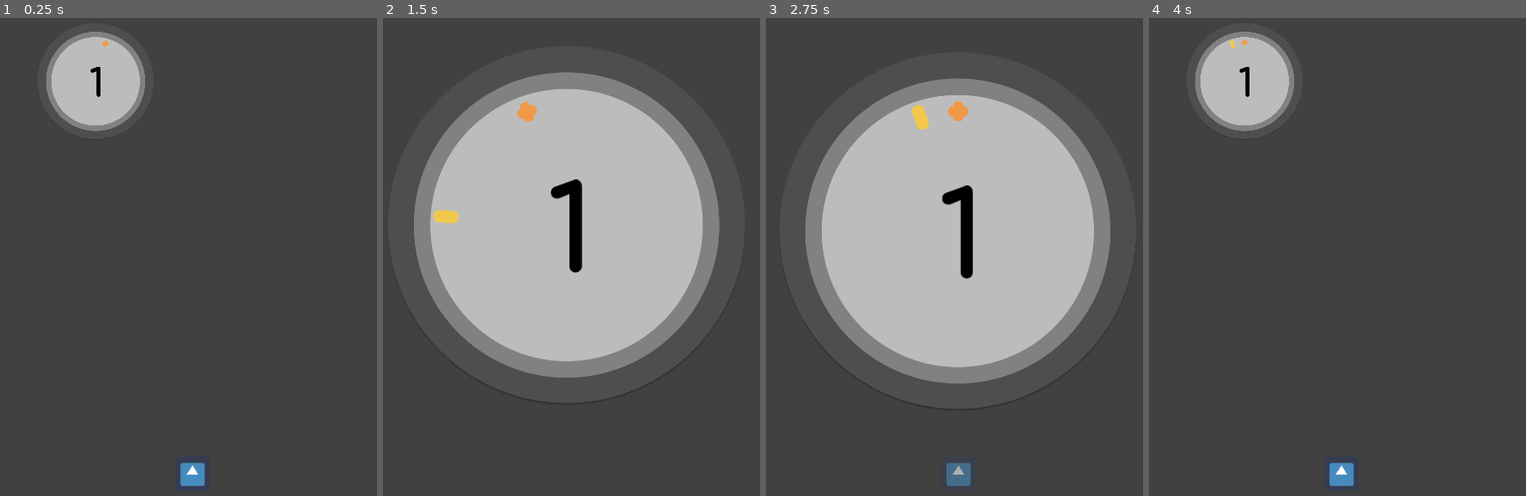
Above: before the commit, frames 1-4 (left to right).
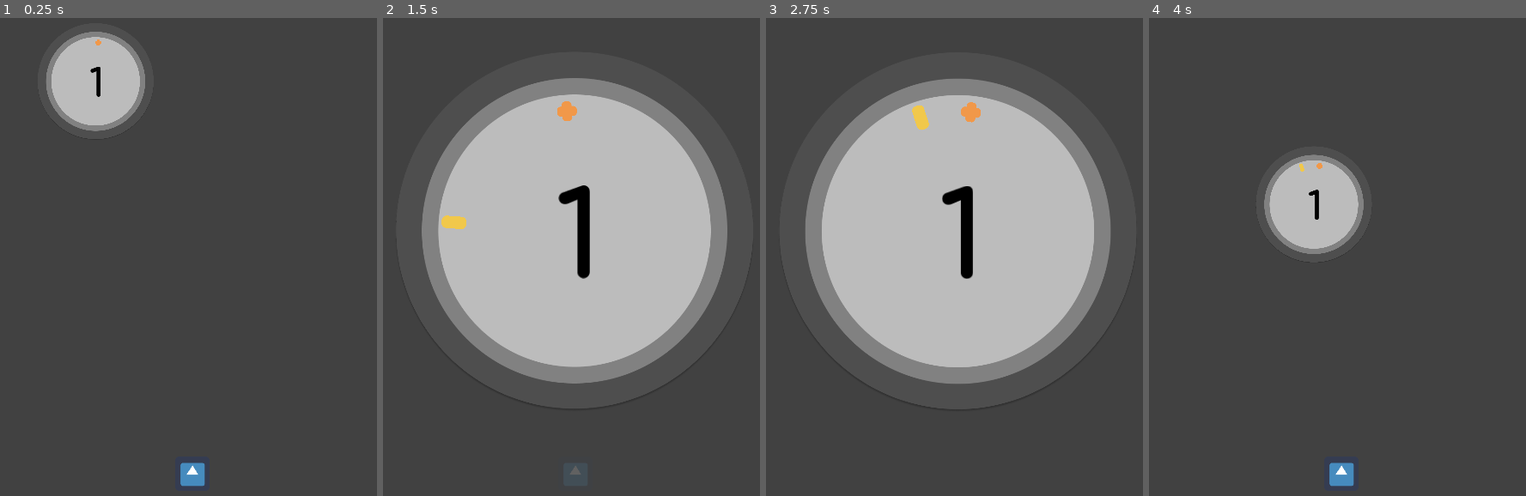
Above: after the commit, the same moments.

Repository: takecare/popthelock
Game: Godot game, scene res://scenes/Start.tscn
The game is run twice, just before and just after one commit, with the same random seed, the same clock (stepped at 60 frames per second) and the same inputs. The engine's default icon, where the game draws it, is replaced by a stand-in: a white triangle on a blue panel in a dark square.
Inputs (mouse positions are in pixels of both pictures, inside the frame that each line leads up to):
- Up to frame 1 (0.25 s): no input
- Up to frame 2 (1.5 s): click (575, 472) at 0.5 s; tap Enter at 1.25 s; move the mouse to (661, 228) at 1.27 s; hold W from 1.28 s (still down); click (661, 228) at 1.35 s
- Up to frame 3 (2.75 s): release W at 2 s; click (958, 472) at 2 s
- Up to frame 4 (4 s): move the mouse to (1265, 300) at 2.77 s; hold S 2.78-3.53 s; click (1265, 300) at 2.85 s; move the mouse to (1378, 113) at 3.52 s; hold W from 3.53 s (still down); tap G at 3.6 s; click (1378, 113) at 3.8 s

The runs differ from the first frame. In frame 1, less than 0.1% of the frame differs, in the area x 25-29%, y 4-7%; in frame 2, 8.0%; in frame 3, 0.7%; in frame 4, 8.6%, in the area x 12-57%, y 2-50%.

Commit message:
fix gui mouse clicks mayhem

Diff:
--- a/scenes/FadeButton.tscn
+++ b/scenes/FadeButton.tscn
@@ -65,11 +65,9 @@
 [node name="Button" type="TextureButton"]
 margin_right = 64.0
 margin_bottom = 64.0
+mouse_default_cursor_shape = 2
 texture_normal = ExtResource( 2 )
 script = ExtResource( 1 )
-__meta__ = {
-"_edit_use_anchors_": false
-}
 
 [node name="AnimationPlayer" type="AnimationPlayer" parent="."]
 anims/fade_in = SubResource( 1 )
--- a/scenes/Lock.tscn
+++ b/scenes/Lock.tscn
@@ -8,11 +8,11 @@
 margin_bottom = 437.0
 grow_horizontal = 0
 grow_vertical = 0
+mouse_filter = 2
 alignment = 1
 script = ExtResource( 2 )
 __meta__ = {
-"_edit_group_": true,
-"_edit_use_anchors_": false
+"_edit_group_": true
 }
 
 [node name="Body" type="TextureRect" parent="."]
@@ -20,6 +20,7 @@
 margin_right = 578.0
 margin_bottom = 437.0
 rect_min_size = Vector2( 437, 437 )
+mouse_filter = 2
 texture = ExtResource( 1 )
 expand = true
 stretch_mode = 5
--- a/scenes/Main.tscn
+++ b/scenes/Main.tscn
@@ -8,6 +8,7 @@
 [ext_resource path="res://scripts/Camera.gd" type="Script" id=6]
 [ext_resource path="res://scenes/FadeButton.tscn" type="PackedScene" id=7]
 [ext_resource path="res://scenes/Shaker.tscn" type="PackedScene" id=8]
+[ext_resource path="res://scripts/ClickAbsorber.gd" type="Script" id=9]
 
 [sub_resource type="Animation" id=1]
 resource_name = "ZoomIn"
@@ -74,21 +75,6 @@
 [node name="Main" type="Node2D"]
 script = ExtResource( 3 )
 
-[node name="GUI" type="CanvasLayer" parent="."]
-
-[node name="HBox" type="HBoxContainer" parent="GUI"]
-margin_top = 1000.0
-margin_right = 720.0
-margin_bottom = 1064.0
-alignment = 1
-__meta__ = {
-"_edit_use_anchors_": false
-}
-
-[node name="StartButton" parent="GUI/HBox" instance=ExtResource( 7 )]
-margin_left = 328.0
-margin_right = 392.0
-
 [node name="Camera" type="Camera2D" parent="."]
 position = Vector2( 360, 960 )
 offset = Vector2( 360, 320 )
@@ -125,7 +111,24 @@
 
 [node name="Shaker" parent="." instance=ExtResource( 8 )]
 
-[connection signal="tapped" from="GUI/HBox/StartButton" to="." method="_on_start_button_tapped"]
+[node name="GUI" type="CanvasLayer" parent="."]
+
+[node name="ClickAbsorber" type="Control" parent="GUI"]
+margin_right = 1440.0
+margin_bottom = 2560.0
+script = ExtResource( 9 )
+
+[node name="HBox" type="HBoxContainer" parent="GUI"]
+margin_top = 1000.0
+margin_right = 720.0
+margin_bottom = 1064.0
+mouse_filter = 2
+alignment = 1
+
+[node name="StartButton" parent="GUI/HBox" instance=ExtResource( 7 )]
+margin_left = 328.0
+margin_right = 392.0
+
 [connection signal="disappeared" from="Game/Target" to="." method="_target_disappeared"]
 [connection signal="target_entered" from="Game/Target" to="." method="_on_target_entered"]
 [connection signal="target_entered_left" from="Game/Target" to="." method="_on_target_entered_left"]
@@ -135,3 +138,6 @@
 [connection signal="target_exited_right" from="Game/Target" to="." method="_on_target_exited_right"]
 [connection signal="on_target_hit" from="Game/Crosshair" to="." method="_on_target_hit"]
 [connection signal="on_target_missed" from="Game/Crosshair" to="." method="_on_target_missed"]
+[connection signal="appeared" from="GUI/HBox/StartButton" to="GUI/ClickAbsorber" method="_on_start_button_appeared"]
+[connection signal="tapped" from="GUI/HBox/StartButton" to="." method="_on_start_button_tapped"]
+[connection signal="tapped" from="GUI/HBox/StartButton" to="GUI/ClickAbsorber" method="_on_start_button_tapped"]
--- a/scenes/Score.tscn
+++ b/scenes/Score.tscn
@@ -8,6 +8,8 @@
 script = ExtResource( 1 )
 
 [node name="CurrentScoreLayer" parent="." instance=ExtResource( 2 )]
+mouse_filter = 2
 
 [node name="NextScoreLayer" parent="." instance=ExtResource( 2 )]
 visible = false
+mouse_filter = 2
--- a/scenes/ScoreLayer.tscn
+++ b/scenes/ScoreLayer.tscn
@@ -95,10 +95,8 @@
 margin_bottom = 128.0
 grow_horizontal = 2
 grow_vertical = 2
+mouse_filter = 2
 script = ExtResource( 4 )
-__meta__ = {
-"_edit_use_anchors_": false
-}
 
 [node name="HBoxContainer" type="HBoxContainer" parent="."]
 margin_left = 9.0
@@ -108,6 +106,7 @@
 grow_horizontal = 2
 grow_vertical = 2
 rect_pivot_offset = Vector2( 118, 57 )
+mouse_filter = 2
 size_flags_horizontal = 0
 size_flags_vertical = 0
 alignment = 1
@@ -116,6 +115,7 @@
 [node name="Digit1" type="TextureRect" parent="HBoxContainer"]
 margin_right = 69.0
 margin_bottom = 114.0
+mouse_filter = 2
 texture = ExtResource( 3 )
 stretch_mode = 4
 
@@ -123,6 +123,7 @@
 margin_left = 73.0
 margin_right = 146.0
 margin_bottom = 114.0
+mouse_filter = 2
 texture = ExtResource( 1 )
 stretch_mode = 4
 
@@ -130,6 +131,7 @@
 margin_left = 150.0
 margin_right = 237.0
 margin_bottom = 114.0
+mouse_filter = 2
 texture = ExtResource( 2 )
 
 [node name="AnimationPlayer" type="AnimationPlayer" parent="."]
--- a/scripts/Button.gd
+++ b/scripts/Button.gd
@@ -1,18 +1,26 @@
 class_name FadeButton extends TextureButton
 
 signal tapped(origin) # same as "pressed" but sends a reference to the button
+signal appeared
 
 onready var animation_player: AnimationPlayer = $AnimationPlayer
 
 func _ready():
-  var _ignored = connect("pressed", self, "_on_pressed")
+  var _result = connect("pressed", self, "_on_pressed")
   visible = true
   disabled = false
   modulate = Color(1, 1, 1, 1)
 
 
+func _gui_input(event: InputEvent) -> void:
+  if event is InputEventMouseButton and visible and !event.is_pressed():
+    emit_signal("tapped", self)
+
+
 func _on_pressed():
-  emit_signal("tapped", self)
+  # hack: due to the awful way godot manages input events (it does not stop their propagation), we
+  # have to rely on _input() instead, otherwise the input is also seen as a click/tap in the game
+  pass
 
 
 func fade_out():
@@ -25,6 +33,7 @@
 
 
 func fade_in():
+  emit_signal("appeared")
   show()
   animation_player.play("fade_in")
 
--- /dev/null
+++ b/scripts/ClickAbsorber.gd
@@ -0,0 +1,16 @@
+extends Control
+
+func _ready() -> void:
+  pass
+
+
+func _gui_input(_event: InputEvent) -> void:
+  pass
+
+
+func _on_start_button_tapped(_button: FadeButton) -> void:
+  visible = false
+
+
+func _on_start_button_appeared() -> void:
+ visible = true
--- a/scripts/Crosshair.gd
+++ b/scripts/Crosshair.gd
@@ -12,18 +12,25 @@
 func _ready() -> void:
   pass
 
-
 func increase_rotation_around_by(point: Vector2, angle: float) -> void:
   body.increase_rotation_around_by(point, angle)
 
-
-func _physics_process(_delta: float) -> void:
+func _unhandled_input(_event: InputEvent) -> void:
   if !Input.is_action_just_pressed("click"):
     return
+  print("crosshair unhandled input")
   if is_inside:
     _target_hit()
   else:
     _target_missed()
+
+#func _physics_process(_delta: float) -> void:
+#  if !Input.is_action_just_pressed("click"):
+#    return
+#  if is_inside:
+#    _target_hit()
+#  else:
+#    _target_missed()
 
 
 func _target_hit() -> void:
--- a/scripts/Lock.gd
+++ b/scripts/Lock.gd
@@ -1,6 +1,6 @@
 class_name Lock extends HBoxContainer
 
-#onready var body: TextureRect = $Body
+# onready var body: TextureRect = $Body
 
 # warning-ignore:unused_class_variable
 onready var center: Position2D = $Body/Center
--- a/scripts/Main.gd
+++ b/scripts/Main.gd
@@ -2,8 +2,9 @@
 
 enum RotationDirection { CW = 1, CCW = -1}
 
-const progression = []
+const initial_speed = 0.25 # 1
 const speed_step = 0.1
+var progression = []
 var level = 0
 var count = 0
 
@@ -26,7 +27,7 @@
 }
 onready var crosshair: Crosshair = $Game/Crosshair
 var crosshair_rotation_direction: int = RotationDirection.CW
-var crosshair_speed: float = 1
+var crosshair_speed: float = 0.25
 var crosshair_rotation: float = 0
 var crosshair_state = CrosshairPosition.Before
 
@@ -80,10 +81,6 @@
   crosshair.increase_rotation_around_by(lock_center, angle)
 
 
-func _physics_process(_delta: float) -> void:
-  pass
-
-
 func _on_target_hit() -> void:
   if state != PlayState.Playing or score.in_progress:
     return
@@ -100,6 +97,7 @@
   state = PlayState.Playing
 
 
+# position target ahead of the crosshair
 func _reposition_target() -> void:
   crosshair_rotation_direction *= -1
   var min_angle_deg = random.randf_range(MIN_ANGLE, MAX_ANGLE)
@@ -124,6 +122,7 @@
 
 
 func _on_target_missed() -> void:
+  print("> target missed")
   if state != PlayState.Playing:
     return
   shaker.shake(1.5, 0.25)
@@ -132,10 +131,11 @@
 
 func _game_over() -> void:
   state = PlayState.Stopped
+  target.monitoring = false
   _back_to_menu()
   level = 0
   count = progression[level]
-  crosshair_speed = 1
+  crosshair_speed = initial_speed
   score.set_score(count)
 
 
@@ -146,6 +146,10 @@
 func _on_start_button_tapped(button: FadeButton) -> void:
   button.fade_out()
   camera.zoom_in()
+  _game_start()
+
+func _game_start() -> void:
+  target.monitoring = true
   target.visible = true
   _reposition_target()
   state = PlayState.Playing
--- a/scripts/Target.gd
+++ b/scripts/Target.gd
@@ -1,10 +1,16 @@
 class_name Target extends Node2D
 
+# warning-ignore:unused_signal
 signal target_entered         # something has entered this target
+# warning-ignore:unused_signal
 signal target_exited          # something has left this target
+# warning-ignore:unused_signal
 signal target_entered_right   # something has entered the right side area of this target
+# warning-ignore:unused_signal
 signal target_exited_right    # something has exited the right side area of this target
+# warning-ignore:unused_signal
 signal target_entered_left    # something has entered the left side area of this target
+# warning-ignore:unused_signal
 signal target_exited_left     # something has exited the left side area of this target
 
 signal disappeared            # the "disappear" animation has finished playing
@@ -12,6 +18,7 @@
 onready var body: TargetBody = $TargetBody
 onready var animation_player: AnimationPlayer = $AnimationPlayer
 
+var monitoring: bool = false
 
 func increase_rotation_around_by(point: Vector2, angle: float) -> void:
   body.increase_rotation_around_by(point, angle)
@@ -31,21 +38,27 @@
 
 
 func _on_area_entered_in_target() -> void:
-  emit_signal("target_entered")
+  emit("target_entered")
 
 func _on_area_exited_from_target() -> void:
-  emit_signal("target_exited")
+  emit("target_exited")
 
 
 func _on_area_entered_in_left_target() -> void:
-  emit_signal("target_entered_left")
+  emit("target_entered_left")
 
 func _on_area_exited_from_left_target() -> void:
-  emit_signal("target_exited_left")
+  emit("target_exited_left")
 
 
 func _on_area_entered_in_right_target() -> void:
-  emit_signal("target_entered_right")
+  emit("target_entered_right")
 
 func _on_area_exited_from_right_target() -> void:
-  emit_signal("target_exited_right")
+  emit("target_exited_right")
+
+
+func emit(name: String) -> void:
+  if monitoring:
+    print("emit: " + name)
+    emit_signal(name)
Not shown: 1 places in scenes/Main.tscn that only renumber resources
